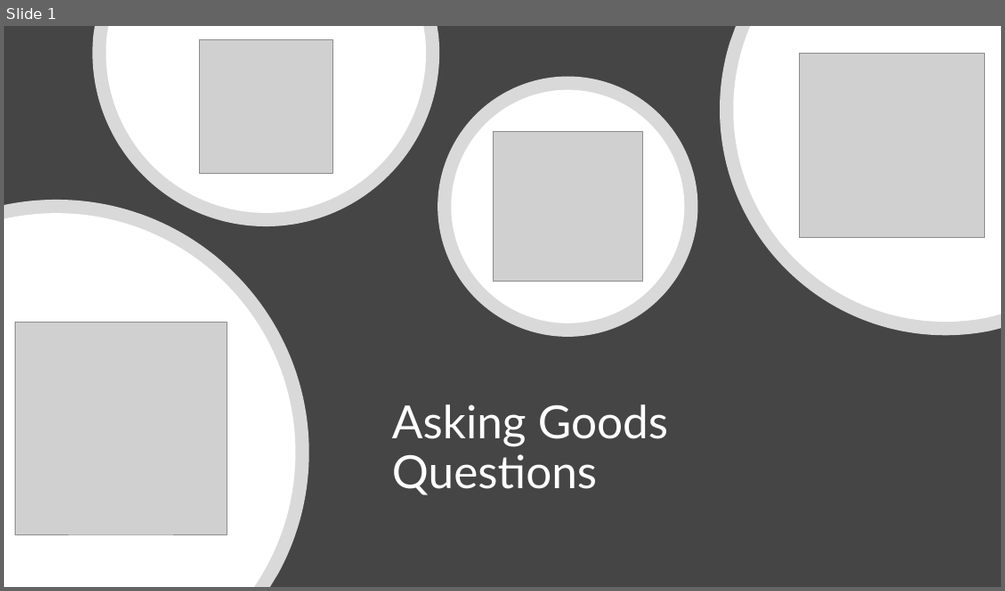
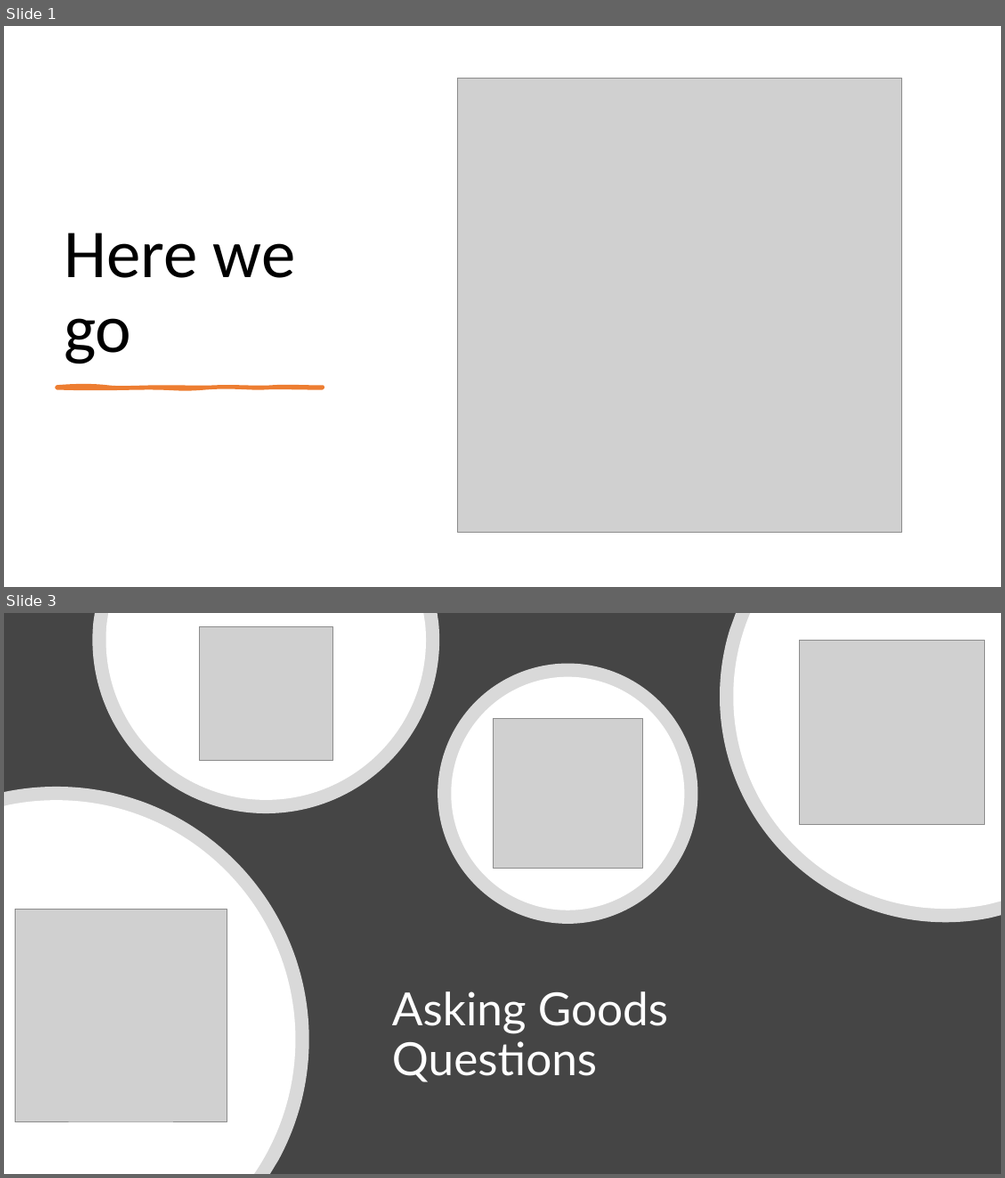
Before and after one commit to mikenguyen13/mar4050, a slide deck: lectures/5/2_Asking Goods Questions.pptx. Shown one above the other, each under a label of ours: slide 1 before the commit, slides 1 and 3 after it; the slides between them are not shown. The pictures are 1005x591 and 1005x1178 pixels, drawn with LibreOffice and Linux fonts; fonts in the diff are those of the drawing; grey boxes stand for pictures. Boxes give left, top, right and bottom in pixels: in the first picture for what was removed or moved away, otherwise in the second. Text is boxed around its words. In the diff, an @@ line names an element or a change of style, - is before the commit and + after.

```diff
--- a/lectures/5/2_Asking Goods Questions.pptx
+++ b/lectures/5/2_Asking Goods Questions.pptx
@@ slide 1 added at [4, 26, 1001, 587], background #FFFFFF @@
@@ picture added at [458, 79, 901, 532] @@
@@ title added at [64, 232, 296, 364], 66 pt, text #000000 @@
+Here we go
@@ freeform shape added at [57, 386, 323, 388], fill #ED7D31, outline #ED7D31 3 pt @@
@@ what was slide 1 is now slide 3 @@
```
Also in this commit, not shown: 2 slides changed, 7 other slides added, 1 other file.
